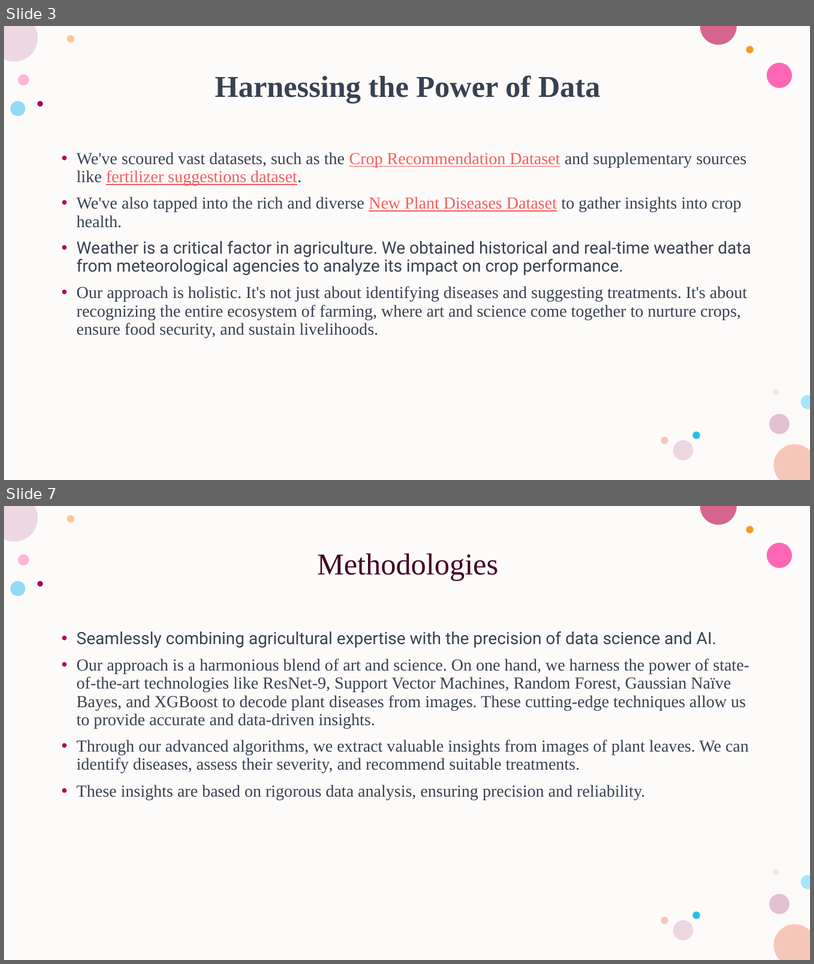
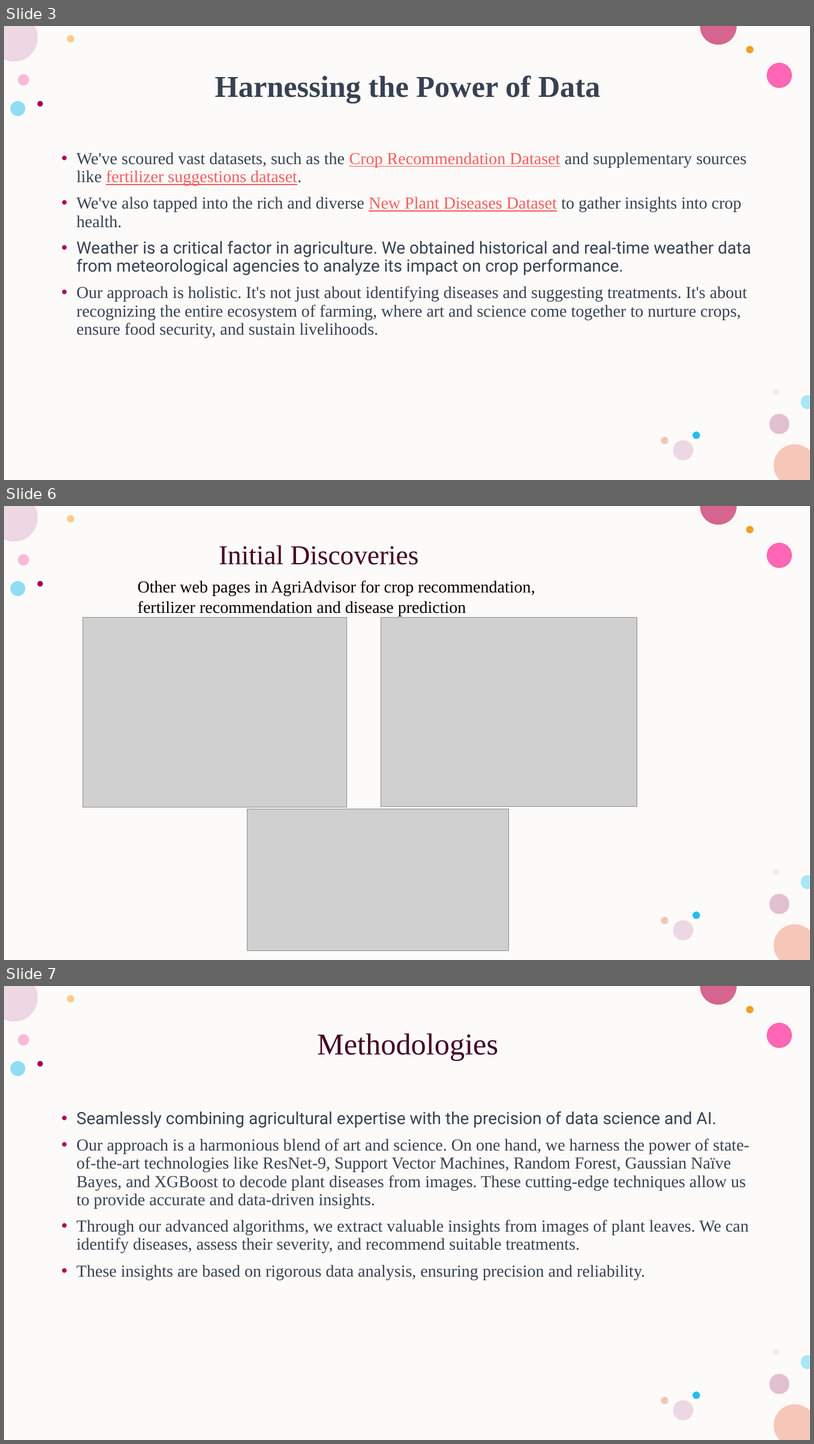
Before and after one commit to chandana341/DSCapstone, a slide deck: AgriAdvisor.pptx. Shown one above the other, each under a label of ours: slides 3 and 7 before the commit, slides 3, 6 and 7 after it; the slides between them are not shown. The pictures are 814x964 and 814x1444 pixels, drawn with LibreOffice and Linux fonts; fonts in the diff are those of the drawing; grey boxes stand for pictures. Boxes give left, top, right and bottom in pixels: in the first picture for what was removed or moved away, otherwise in the second. Text is boxed around its words. In the diff, an @@ line names an element or a change of style, - is before the commit and + after.

```diff
--- a/AgriAdvisor.pptx
+++ b/AgriAdvisor.pptx
@@ slide 6 added at [4, 506, 810, 960], background #FFFFFF; not listed: 16 template elements that a slide beside it also shows @@
@@ title added at [219, 545, 419, 565], 32.4 pt, text #420023 @@
+Initial Discoveries
@@ text added at [138, 580, 535, 616], 20 pt, text #000000 @@
+Other web pages in AgriAdvisor for crop recommendation, fertilizer recommendation and disease prediction
@@ picture added at [83, 618, 347, 807] @@
@@ picture added at [381, 618, 638, 807] @@
@@ picture added at [247, 808, 509, 950] @@
```
Also in this commit, not shown: 2 slides changed, 1 slide removed.
